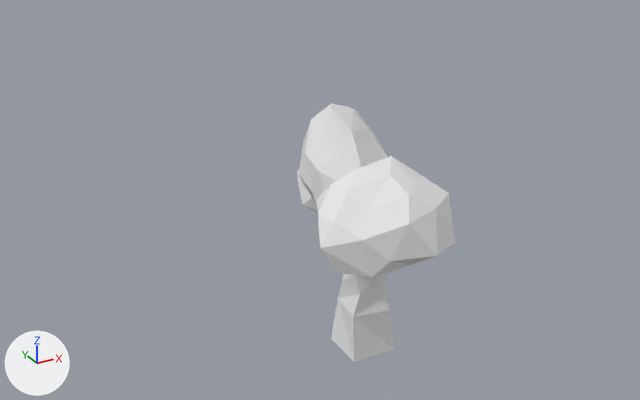
What one commit did to the Blender file trees.blend.
Rendered twice from a 50 mm lens placed at (-17.4, -27.8, 20.2), pointed at (-1.5, 1.1, 5.7). The lights are fixed; the arrows at lower left show +X, +Y and +Z.
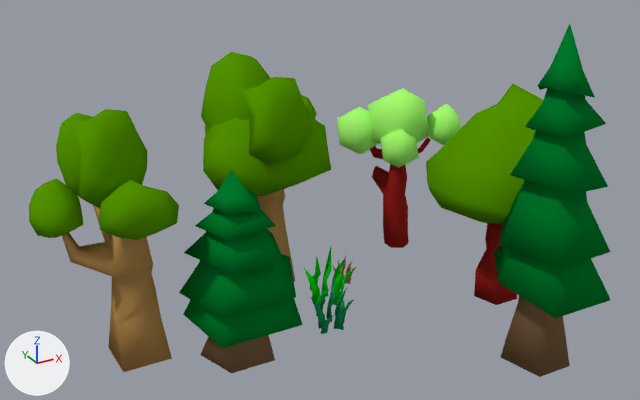
The change, as a list of edits to the scene's bpy script:
```text
Change mat_material:
    mat_material.base_color: (0.8, 0.8, 0.8) -> (0.431, 0.24, 0.0759)  # white #e7e7e7 -> brown #af864e
Change me_cube:
    remove me_cube.from_pydata(...)  # 28 vertices, 26 faces; spans x -1.0..1.0, y -1.1..1.77, z -1.0..4.89
    add me_cube.from_pydata(...)  # 254 vertices, 442 faces; spans x -3.47..1.55, y -2.41..4.32, z -1.0..8.98
    me_cube part 1: a new loose piece of 42 vertices spanning x -1.37..1.55, y -2.41..-0.11, z 4.76..7.06, in mat_material_002 (green #549400)
    me_cube part 2: a new loose piece of 42 vertices spanning x -1.61..0.86, y 1.92..4.26, z 5.02..8.29, in mat_material_002 (green #549400)
    me_cube part 3: a new loose piece of 42 vertices spanning x -1.81..1.5, y -1.03..2.57, z 5.46..8.98, in mat_material_002 (green #549400)
    me_cube part 4: a new loose piece of 42 vertices spanning x -3.47..-1.46, y -0.39..1.66, z 4.75..6.63, in mat_material_002 (green #549400)
    me_cube part 5
    3 vertices are removed from x -0.6..0.8, y -0.24..0.59, z 3.84..4.89
    11 faces are deleted
    9 vertices move from x -0.8..0.63, y -1.1..1.77, z 3.3..4.85 to x -2.47..0.6, y -1.28..2.54, z 3.32..5.77
    19 vertices are added at x -2.38..0.8, y -0.86..0.82, z 3.4..5.8
    27 new faces join them, mat_material (brown #b0864e)
    me_cube part 6: 15 kept faces spanning x -1.0..1.0, y -1.0..2.54, z -1.0..5.77 are now shaded smooth
    add me_cube.materials.append(mat_material_002)  # green #549400
Remove ob_icosphere:
    ob_icosphere = bpy.data.objects.new('Icosphere', me_icosphere)
Change ob_cube:
    ob_cube.location: (0.0, 0.02, 0.0) -> (-9.08, 2.5, 1.01)
Remove ob_icosphere_001:
    ob_icosphere_001 = bpy.data.objects.new('Icosphere.001', me_icosphere_001)
Remove ob_icosphere_002:
    ob_icosphere_002 = bpy.data.objects.new('Icosphere.002', me_icosphere_002)
Add ob_cube_001:
    ob_cube_001 = bpy.data.objects.new('Cube.001', me_cube_001)  # 238 vertices, 426 faces; spans x -3.29..2.88, y -3.4..4.32, z -1.0..9.56; in mat_material_002 (green #549400), mat_material (brown #af864e)
    ob_cube_001.location = (-1.84, 5.7, 1.07)
Add ob_cylinder_001:
    ob_cylinder_001 = bpy.data.objects.new('Cylinder.001', me_cylinder_006)  # 86 vertices, 71 faces; spans x -1.81..2.22, y -2.32..2.86, z -2.84..10.66; in mat_material_004 (dark green #007b2d), mat_material_007 (brown #7a5e43)
    ob_cylinder_001.location = (4.79, -5.28, 2.83)
Add ob_cylinder:
    ob_cylinder = bpy.data.objects.new('Cylinder', me_cylinder)  # 86 vertices, 71 faces; spans x -2.22..2.72, y -2.32..2.86, z -1.67..6.28; in mat_material_004 (dark green #007b2d), mat_material_007 (brown #7a5e43)
    ob_cylinder.location = (-5.45, 0.7, 1.67)
Add ob_cylinder_002:
    ob_cylinder_002 = bpy.data.objects.new('Cylinder.002', me_cylinder_007)  # 112 vertices, 147 faces; spans x -3.51..3.57, y -3.38..3.75, z -0.25..9.4; in mat_material_002 (green #549400), mat_material_005 (red #96221e)
    ob_cylinder_002.location = (6.58, -0.71, 0.29)
Add ob_cylinder_003:
    ob_cylinder_003 = bpy.data.objects.new('Cylinder.003', me_cylinder_001)  # 140 vertices, 176 faces; spans x -2.68..2.43, y -2.0..2.26, z -1.0..7.08; in mat_material_008 (green #a9ff71), mat_material_005 (red #96221e)
    ob_cylinder_003.location = (5.27, 5.4, 1.3)
Add ob_plane:
    ob_plane = bpy.data.objects.new('Plane', me_plane_001)  # 93 vertices, 91 faces; spans x -1.15..0.73, y -1.16..0.76, z 0.51..2.44; in mat_material_009 (green #1b8b56)
    ob_plane.location = (-0.96, 0.77, -0.37)
Add ob_plane_001:
    ob_plane_001 = bpy.data.objects.new('Plane.001', me_plane_002)  # 93 vertices, 91 faces; spans x -0.88..1.0, y -0.94..0.98, z -0.59..1.35; in mat_material_001 (green #00bf0e)
    ob_plane_001.location = (-0.27, 2.61, 0.76)
    ob_plane_001.scale = (1.2, 1.2, 1.2)
Add ob_plane_002:
    ob_plane_002 = bpy.data.objects.new('Plane.002', me_plane_003)  # 93 vertices, 91 faces; spans x -1.15..0.73, y -1.16..0.76, z -0.88..1.05; in mat_material (brown #af864e)
    ob_plane_002.location = (1.15, 3.47, 0.81)
    ob_plane_002.scale = (0.61, 0.61, 0.61)
```

Boxes (x1, y1, x2, y2) around the edits, measured in the pictures (640 x 400 px):
'Cube', recoloured, reshaped, moved
    before: (331, 273, 395, 362)
    after: (29, 109, 179, 372)
'Cylinder.001', added (green)
    after: (494, 24, 611, 377)
'Cylinder', added (green)
    after: (179, 170, 303, 373)
'Cube.001', added (green)
    after: (201, 52, 331, 281)
'Icosphere.002', deleted
    before: (316, 156, 456, 277)
'Cylinder.002', added (green)
    after: (426, 84, 543, 305)
'Cylinder.003', added
    after: (337, 88, 462, 248)
'Icosphere.001', deleted
    before: (299, 103, 388, 207)
'Plane.001', added (green)
    after: (304, 247, 354, 310)
'Plane', added (green)
    after: (311, 277, 354, 334)
'Icosphere', deleted
    before: (297, 170, 318, 212)
'Plane.002', added
    after: (332, 256, 356, 284)
part 1 of me_cube, added (green)
    after: (99, 180, 179, 240)
part 2 of me_cube, added (green)
    after: (56, 113, 92, 196)
part 3 of me_cube, added (green)
    after: (70, 109, 147, 209)
part 4 of me_cube, added (green)
    after: (29, 178, 83, 238)
part 5 of me_cube, built on (brown)
    after: (62, 205, 153, 278)
part 6 of me_cube, shading changed
    before: (331, 273, 395, 362)
    after: (109, 273, 172, 372)
